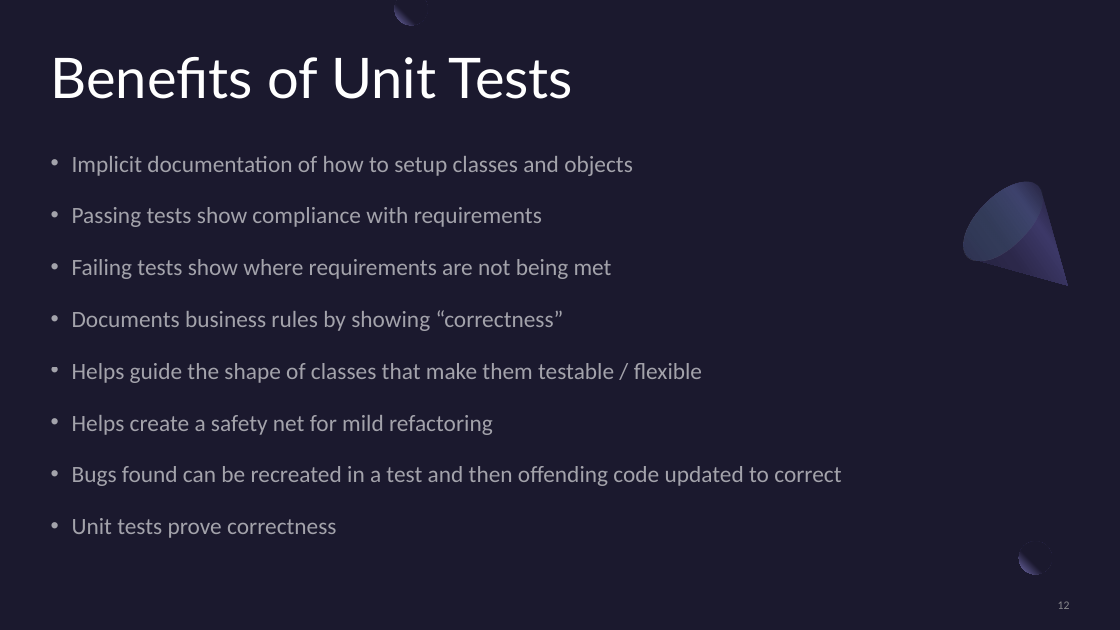
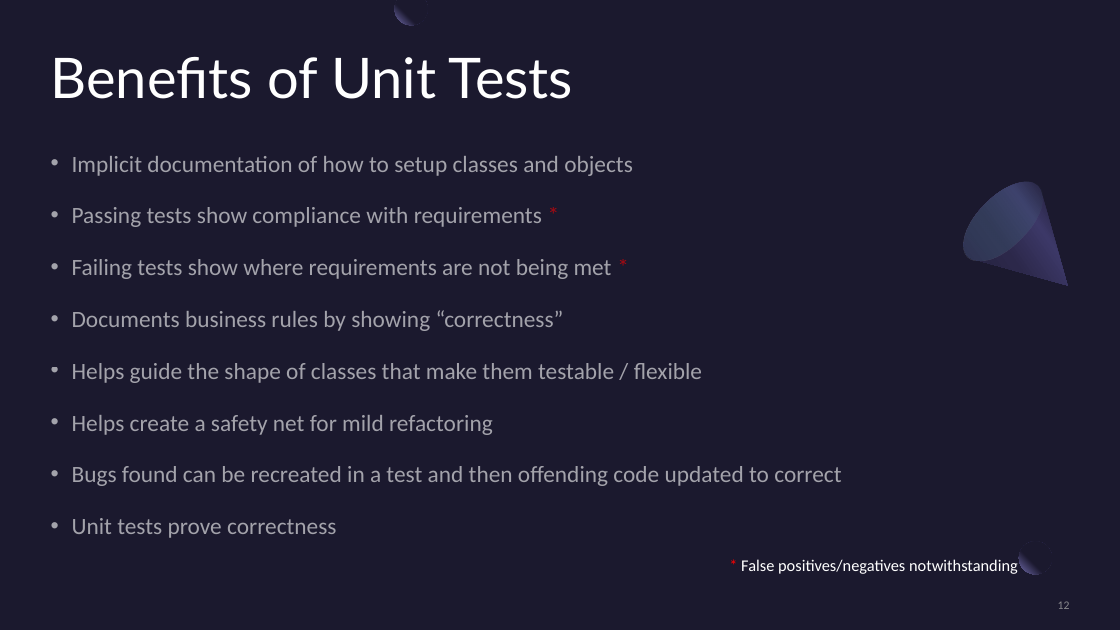
Before and after one commit to Three97/UnitTestingPresentation, a slide deck: slide 12 of PowerPoint/UnitTestingInCSharp.pptx. Drawn at 1120x630 pixels with LibreOffice and Linux fonts; fonts in the diff are those of the drawing. Boxes give left, top, right and bottom in pixels: in the first picture for what was removed or moved away, otherwise in the second. Text is boxed around its words. In the diff, an @@ line names an element or a change of style, - is before the commit and + after.

```diff
--- a/PowerPoint/UnitTestingInCSharp.pptx
+++ b/PowerPoint/UnitTestingInCSharp.pptx
@@ text at [72,207,612,279]: text changed @@
-• Passing tests show compliance with requirements
-• Failing tests show where requirements are not being met
+• Passing tests show compliance with requirements *
+• Failing tests show where requirements are not being met *
@@ text added at [741,559,1018,574], 14 pt, text #FFFFFF @@
+* False positives/negatives notwithstanding
```
Also in this commit, not shown: 5 other slides changed, 1 slide added, 1 other file.
